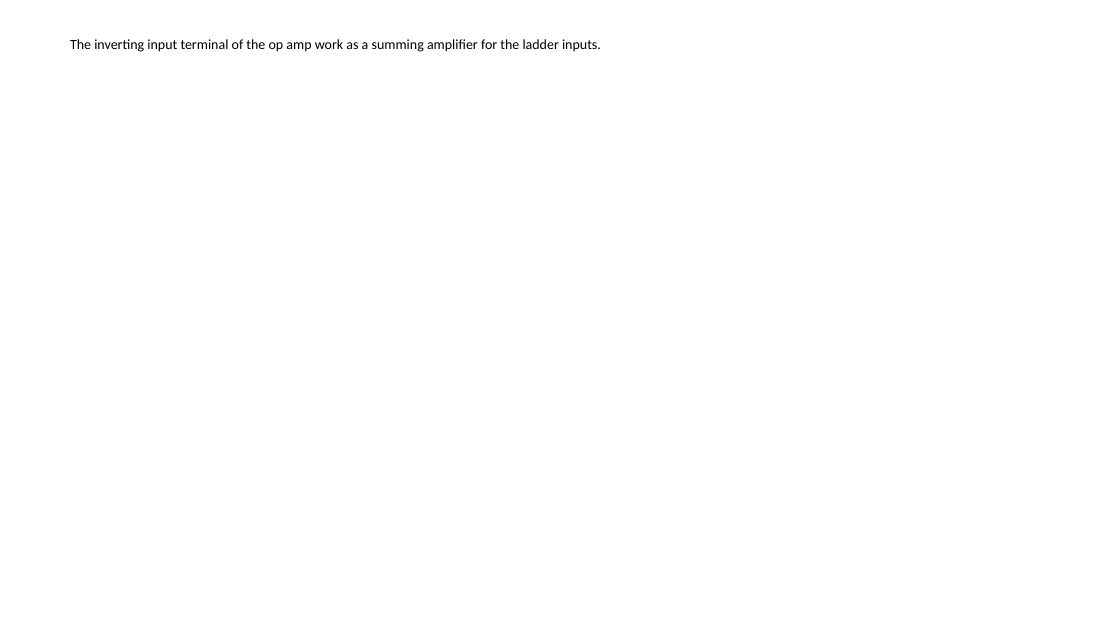
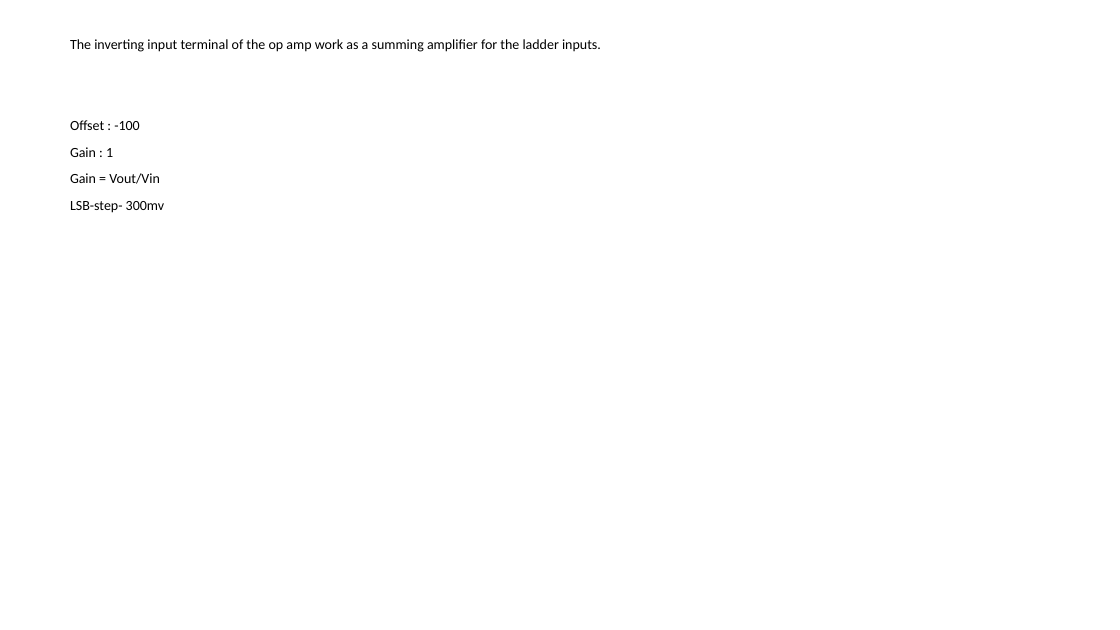
Before and after one commit to SmithSteven22/daq, a slide deck: slide 2 of lab6/task1/lab6_task1_table.pptx. Drawn at 1120x630 pixels with LibreOffice and Linux fonts; fonts in the diff are those of the drawing. Boxes give left, top, right and bottom in pixels: in the first picture for what was removed or moved away, otherwise in the second. Text is boxed around its words. In the diff, an @@ line names an element or a change of style, - is before the commit and + after.

```diff
--- a/lab6/task1/lab6_task1_table.pptx
+++ b/lab6/task1/lab6_task1_table.pptx
@@ text at bbox=[70, 120, 165, 213]: paragraphs added @@
+Offset : -100
+Gain : 1
+Gain = Vout/Vin
+LSB-step- 300mv
```
Also in this commit, not shown: 17 other files.
